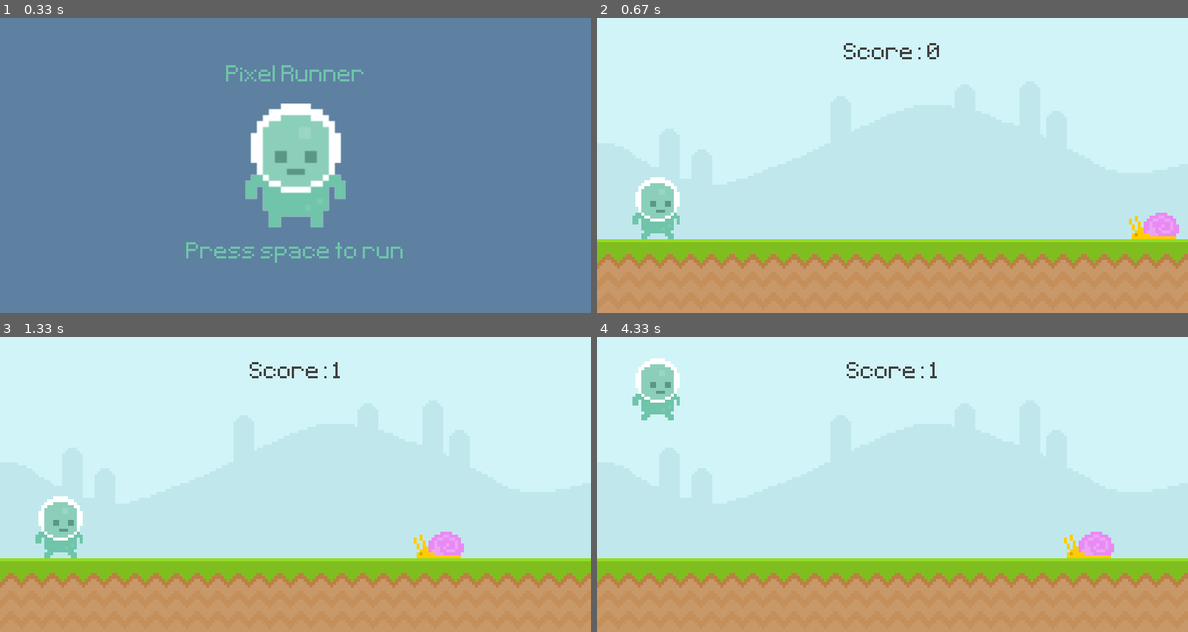
Above: before the commit, frames 1-4 (two rows, left to right).
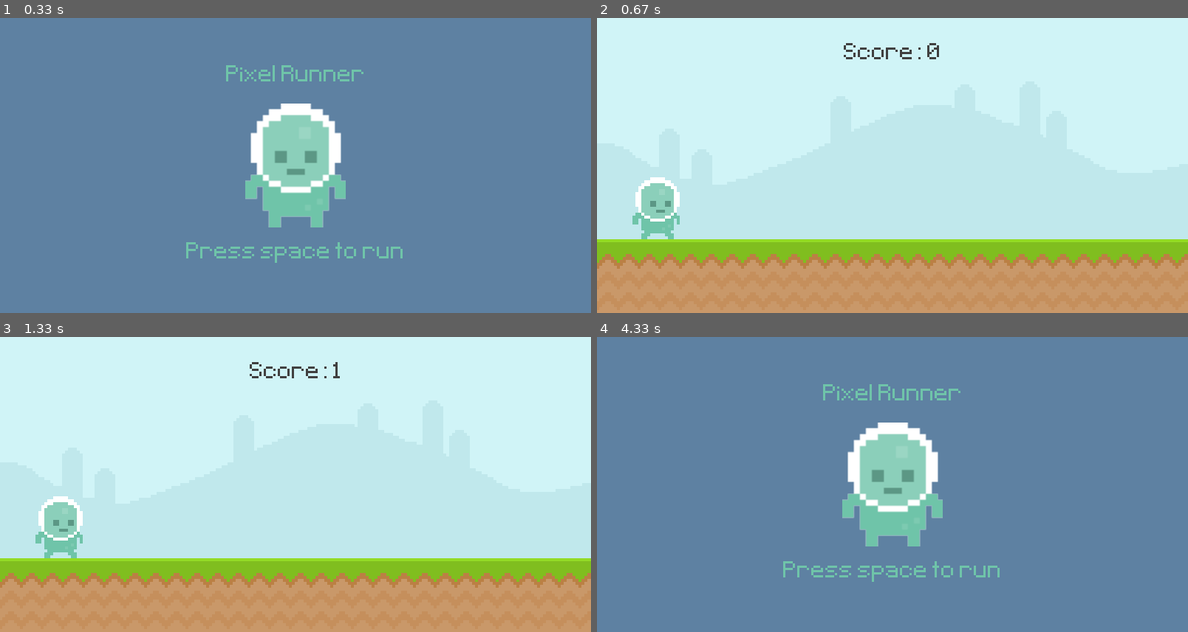
Above: after the commit, the same moments.

Repository: emilyk123/pygameTutorial
Game: pygame game, started from pygameCode.py
The game is run twice, just before and just after one commit, with the same random seed, the same clock (stepped at 60 frames per second) and the same inputs.
Inputs (mouse positions are in pixels of both pictures, inside the frame that each line leads up to):
- Up to frame 1 (0.33 s): no input
- Up to frame 2 (0.67 s): tap Space at 0.33 s
- Up to frame 3 (1.33 s): tap Space at 0.67 s; click (59, 390) at 1.05 s
- Up to frame 4 (4.33 s): tap Space at 1.4, 1.7, 2.57, 2.87, 3.63, 3.97, 4.27 s; click (656, 525) at 2.22 s

Frame 1 is identical in both runs. In frame 2, 0.6% of the frame differs, in the area x 90-99%, y 66-75%; in frame 3, 0.6%; in frame 4, 100%, in the area x 0-100%, y 0-100%.

Commit message:
Added list so two different enemies can spawn, added different collision system, added timer so enemies can spawn after certain amount of time, added more comments to code

Diff:
--- a/pygameCode.py
+++ b/pygameCode.py
@@ -1,43 +1,69 @@
 import pygame
 from sys import exit
+from random import randint
 
 def display_score():
-    current_time = int(pygame.time.get_ticks() / 1000) - start_time # give time in milliseconds
+    current_time = int(pygame.time.get_ticks() / 1000) - start_time # Takes time since program starts and subtracts is from last game ended in milliseconds
     score_surface = test_font.render(f'Score: {current_time}',False,(64,64,64))
     score_rectangle = score_surface.get_rect(center = (400,50))
-    screen.blit(score_surface,score_rectangle)
+    screen.blit(score_surface,score_rectangle) # Places current score surface (current time in seconds) on screen
     return current_time
 
-# display surface is the main window the player can see, only can have one and always visable
-# use regular surfaces to put images on the display surface (imported image, color, text)
-# can have multiple regular surfaces, only visable when on display surface
+def obstacle_movement(obstacle_list):
+    if obstacle_list: # If statement will not run if the list is empty
+        for obstacle_rectangle in obstacle_list: # Looks through every obstacle in the obstacle list
+            obstacle_rectangle.x -= 5 # Moving the rectangle to the right
 
-pygame.init() # run this before any other pygame code, starts pygame and initiates sub-parts
-screen = pygame.display.set_mode((800,400)) # display surface, window player will see, needs a tuple (width, height)
-pygame.display.set_caption('Runner') # adds title to game window
+            if obstacle_rectangle.bottom == 300: screen.blit(snail_surface,obstacle_rectangle) # Drawing snail surface if x is 300
+            else: screen.blit(fly_surface,obstacle_rectangle) # Else draw fly surface
+
+        # Only copy and existing object in list if x is greater than 0, deletes obstacles that go off screen
+        obstacle_list = [obstacle for obstacle in obstacle_list if obstacle.x > -100]
+
+        return obstacle_list # Returns the obstacles that are still of screen
+    else: return [] # Allows .append to work when obstacle list is empty
+
+def collisions(player,obstacles):
+    if obstacles:
+        for obstacle_rectangle in obstacles:
+            if player.colliderect(obstacle_rectangle): return False
+    return True
+
+# Display surface is the main window the player can see, only can have one and always visable
+# Use regular surfaces to put images on the display surface (imported image, color, text)
+# Can have multiple regular surfaces, only visable when on display surface
+
+pygame.init() # Run this before any other pygame code, starts pygame and initiates sub-parts
+screen = pygame.display.set_mode((800,400)) # Display surface, window player will see, needs a tuple (width, height)
+pygame.display.set_caption('Runner') # Adds title to game window
 clock = pygame.time.Clock()
 test_font = pygame.font.Font('font/Pixeltype.ttf',50) # (font type, font size), None - default font
 game_active = False
-start_time = 0
-score = 0
+start_time = 0 # 0 or the amount of seconds that have passed from previous game
+score = 0 # Amount of seconds current game has been running
 
-sky_surface = pygame.image.load('graphics/Sky.png').convert() # converts image into something pygame can use more easily
+sky_surface = pygame.image.load('graphics/Sky.png').convert() # Converts image into something pygame can use more easily
 ground_surface = pygame.image.load('graphics/ground.png').convert()
 
 # score_surface = test_font.render('My game', False, (64,64,64)) # (text, anti aliasing, color), anti aliasing - smooth edges of text
 # score_rectangle = score_surface.get_rect(center = (400,50))
 
-snail_surface = pygame.image.load('graphics/snail/snail1.png').convert_alpha() # removes the alpha values
-snail_rectangle = snail_surface.get_rect(bottomright = (600,300))
+# Obstacles
+snail_surface = pygame.image.load('graphics/snail/snail1.png').convert_alpha() # Removes the alpha values
 
+fly_surface = pygame.image.load('graphics/Fly/Fly1.png').convert_alpha()
+
+obstacle_rectangle_list = [] # Holds list of obstacles that are currently on screen
+
+# Player
 player_surface = pygame.image.load('graphics/Player/player_walk_1.png').convert_alpha()
-# rectangles making positioning images on game window easier, set origin point in different spot, not just top left
+# Rectangles making positioning images on game window easier, set origin point in different spot, not just top left
 player_rectangle = player_surface.get_rect(midbottom = (80,300))
 player_gravity = 0
 
 # Intro screen
 player_stand = pygame.image.load('graphics/Player/player_stand.png').convert_alpha()
-player_stand = pygame.transform.rotozoom(player_stand,0,2) # arugments - surface, angle, scale
+player_stand = pygame.transform.rotozoom(player_stand,0,2) # Arguments - surface, angle, scale
 player_stand_rectangle = player_stand.get_rect(center = (400,200))
 
 game_title = test_font.render('Pixel Runner',False,(111,196,169))
@@ -46,34 +72,42 @@
 game_message = test_font.render('Press space to run',False,(111,196,169))
 game_message_rectangle = game_message.get_rect(center = (400,320))
 
-# use while true loop so window doesn't disappear right away
-# use clock object so there is a consistant frame rate
+# Timer
+obstacle_timer = pygame.USEREVENT + 1 # There are some events reserved for pygame, to avoid conflict, add plus 1 to each event we add
+pygame.time.set_timer(obstacle_timer,1500) # Arguments - event we want to trigger, how often we want to trigger it in milliseconds
+
+# Use while true loop so window doesn't disappear right away
+# Use clock object so there is a consistant frame rate
 
 while True:
     for event in pygame.event.get():
         # Quit game
         if event.type == pygame.QUIT:
             pygame.quit()
-            exit() # closes any kind of code when called
+            exit() # Closes any kind of code when called
         if game_active:
+            # Player input
             if event.type == pygame.MOUSEBUTTONDOWN and player_rectangle.collidepoint(event.pos): # only triggers when mouse button is pressed
-                    if player_rectangle.bottom == 300:
-                        player_gravity = -20
+                    if player_rectangle.bottom == 300: # Only allows player to jump when on the ground
+                        player_gravity = -20 # Allows player to jump if there is negative gravity
 
-            # Player input
             if event.type == pygame.KEYDOWN:
                 if event.key == pygame.K_SPACE and player_rectangle.bottom == 300:
                         player_gravity = -20
+            if event.type == obstacle_timer:
+                if randint(0,2): # Randomly triggers true or false, gives values 0 or 1, spawns fly and snail randomly
+                    obstacle_rectangle_list.append(snail_surface.get_rect(bottomright = (randint(900,1100),300))) # Adds snail to obstacle list
+                else:
+                    obstacle_rectangle_list.append(fly_surface.get_rect(bottomright = (randint(900,1100),210))) # Adds fly to obstacle list
         else:
-            if event.type == pygame.KEYDOWN and event.key == pygame.K_SPACE:
-                game_active = True
-                snail_rectangle.left = 800
-                start_time = int(pygame.time.get_ticks() / 1000)
+            if event.type == pygame.KEYDOWN and event.key == pygame.K_SPACE: # Checks if key is pressed down and if space bar is pressed
+                game_active = True # Starts the game again
+                start_time = int(pygame.time.get_ticks() / 1000) # Sets the start time to time since pygame started in milliseconds
 
     if game_active:
         # Background
-        # origin point (0,0) is in top left, increase x goes right, increase y goes down
-        # put surfaces on screen in order of when it is called, ex: sky not visible if sky and ground in same position and same size
+        # Origin point (0,0) is in top left, increase x goes right, increase y goes down
+        # Put surfaces on screen in order of when it is called, ex: sky not visible if sky and ground in same position and same size
         screen.blit(sky_surface,(0,0)) # Block Image Transfer, put one surface on another suface, (surface, position)
         screen.blit(ground_surface,(0,300))
 
@@ -84,30 +118,38 @@
         score = display_score()
 
         #Snail
-        snail_rectangle.x -= 4 # move the rectangle that contains the surface
-        if snail_rectangle.right <= 0: snail_rectangle.left = 800
-        screen.blit(snail_surface,snail_rectangle)
+        # snail_rectangle.x -= 4 # move the rectangle that contains the surface
+        # if snail_rectangle.right <= 0: snail_rectangle.left = 800 # If snail moves off screen from left side, move position to right side
+        # screen.blit(snail_surface,snail_rectangle)
 
         #Player
         player_gravity += 1
         player_rectangle.y += player_gravity # Moves player down at increasing rate
-        if player_rectangle.bottom >= 300: player_rectangle.bottom = 300 # prevents player from falling below ground
+        if player_rectangle.bottom >= 300: player_rectangle.bottom = 300 # Prevents player from falling below ground
         screen.blit(player_surface,player_rectangle)
 
+        # Obstacle movment
+        # Function moves all rectangles in list to the right on game screen and then override previous list
+        obstacle_rectangle_list = obstacle_movement(obstacle_rectangle_list)
+
         # Collision
-        if snail_rectangle.colliderect(player_rectangle):
-            game_active = False
+        game_active = collisions(player_rectangle,obstacle_rectangle_list)
+
     else:
-        screen.fill((94,129,162))
-        screen.blit(player_stand,player_stand_rectangle)
+        # Game over / Start Screen
+        screen.fill((94,129,162)) # Background color
+        screen.blit(player_stand,player_stand_rectangle) # Image of player
+        obstacle_rectangle_list.clear() # Removes all obstacles from previous game
+        player_rectangle.midbottom = (80,300) # Player always starts on ground
+        player_gravity = 0
 
         score_message = test_font.render(f'Your score: {score}',False,(111,196,169))
         score_message_rectangle = score_message.get_rect(center = (400,330))
         screen.blit(game_title,game_title_rectangle)
 
-        if score == 0: screen.blit(game_message,game_message_rectangle)
-        else: screen.blit(score_message,score_message_rectangle)
+        if score == 0: screen.blit(game_message,game_message_rectangle) # If first time opening game, display message
+        else: screen.blit(score_message,score_message_rectangle) # Else, display previous score
 
-        # update everything
-    pygame.display.update() # updates display surface made before loop
-    clock.tick(60) # while loop shouldn't run faster than 60 times per second
+        # Updates everything
+    pygame.display.update() # Updates display surface made before loop
+    clock.tick(60) # While loop shouldn't run faster than 60 times per second
